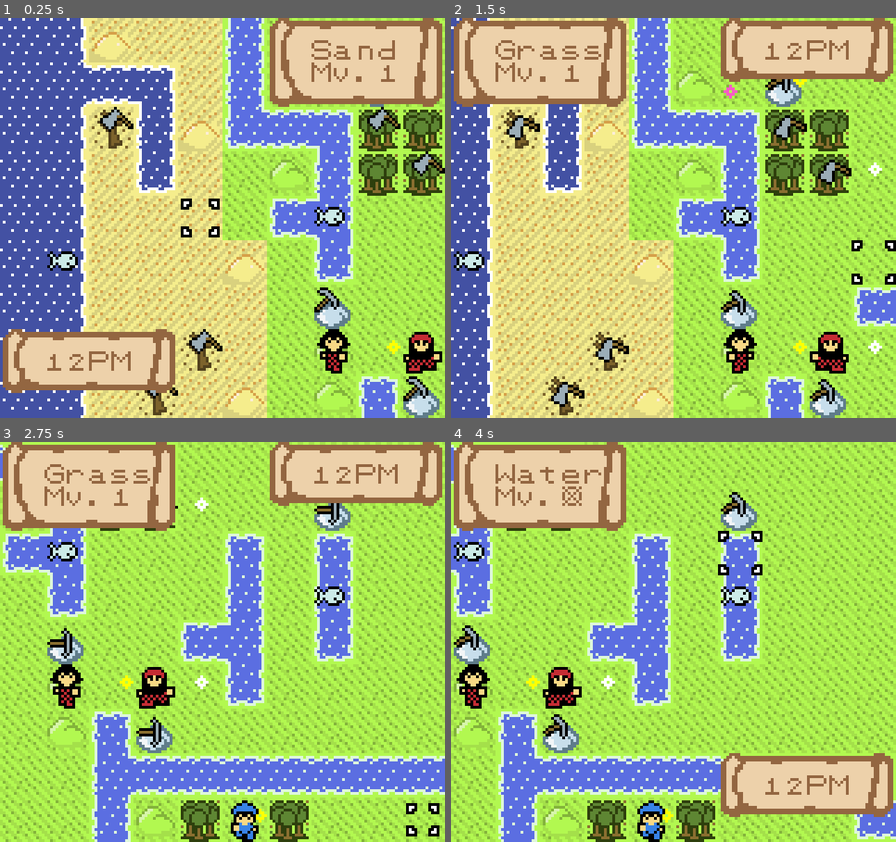
Above: before the commit, frames 1-4 (two rows, left to right).
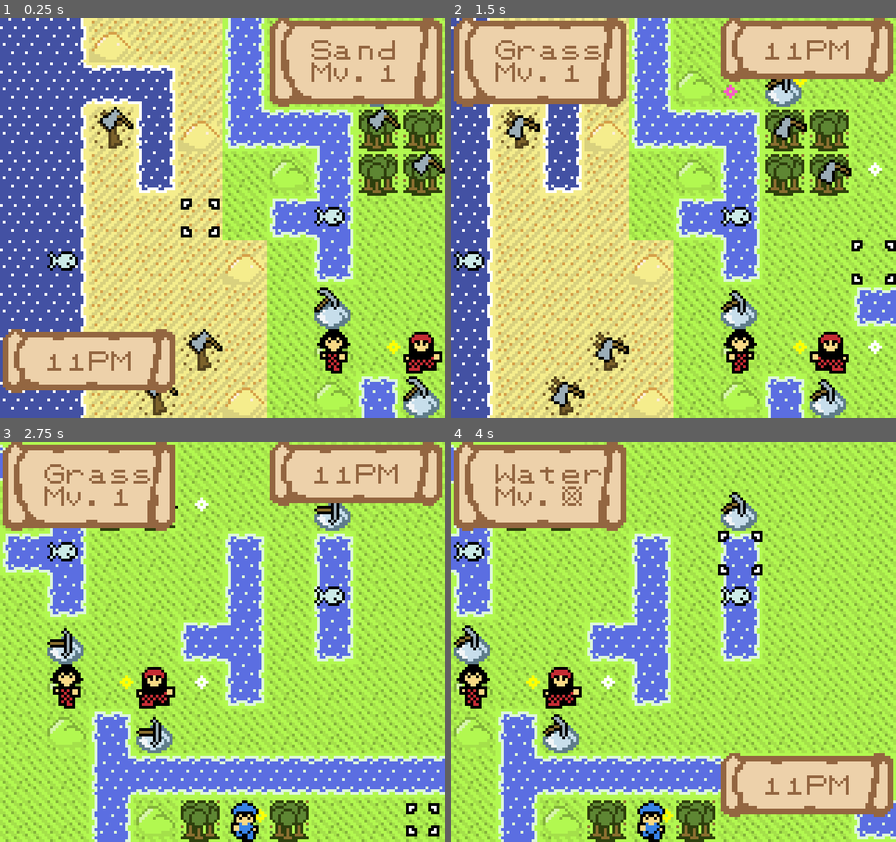
Above: after the commit, the same moments.

Repository: SummonerL/GuildBuilders
Game: Godot game, scene res://Scenes/Overworld/Overworld_Scene.tscn
Same seed, same stepped clock (60 frames per second), same inputs: the game is played once before the commit and once after it. Sound files missing from this copy of the repository are replaced by a short silence.
Inputs:
- Up to frame 1 (0.25 s): no input
- Up to frame 2 (1.5 s): tap Enter (ui_accept) at 0.5, 0.77 s; hold Right (ui_right) 0.53-1.28 s; hold Down (ui_down) from 1.28 s (still down)
- Up to frame 3 (2.75 s): tap Enter (ui_accept) at 1.52 s; release Down (ui_down) at 2.03 s; hold Right (ui_right) from 2.03 s (still down)
- Up to frame 4 (4 s): release Right (ui_right) at 2.78 s; hold Up (ui_up) 2.78-3.53 s; tap Enter (ui_accept) at 3.02, 3.77 s; hold Left (ui_left) from 3.53 s (still down)

The runs differ from the first frame. In frame 1, less than 0.1% of the frame differs, in the area x 15-19%, y 84-88%; in frame 2, less than 0.1%; in frame 3, less than 0.1%; in frame 4, less than 0.1%.

Commit message:
actions and resetting every turn

Diff:
--- a/Autoload/Player_Globals.gd
+++ b/Autoload/Player_Globals.gd
@@ -4,6 +4,9 @@
 
 # our players party of units
 onready var party = get_node("/root/Player_Party")
+
+# bring in our global constants
+onready var constants = get_node("/root/Game_Constants")
 
 enum PLAYER_STATE {
 	SELECTING_TILE,
@@ -26,4 +29,10 @@
 var hud
 
 # keep track of the current time of day
-var current_time_of_day = 12
+var current_time_of_day = 23
+
+# function for moving the game clock forward (one turn)
+func move_to_next_hour():
+	current_time_of_day += 1
+	if (current_time_of_day > (constants.TIMES_OF_DAY.size() - 1)):
+		current_time_of_day = 0
--- a/Entities/Player/Party.gd
+++ b/Entities/Player/Party.gd
@@ -2,6 +2,9 @@
 
 # bring in our global constants
 onready var constants = get_node("/root/Game_Constants")
+
+# keep track of the global player variables
+onready var player = get_node("/root/Player_Globals")
 
 # all of the unit types
 onready var angler_male_scn = preload("res://Entities/Player/Units/Angler_Male.tscn")
@@ -28,9 +31,9 @@
 	active_unit = unit
 
 func reset_yet_to_act():
-	yet_to_act = party_members
+	yet_to_act = party_members.duplicate()
 
-func remove_from_yet_to_act(unit_id):
+func remove_from_yet_to_act(unit_id, hour_node = null):
 	var index = 0
 	var final_index = index
 	var found = false
@@ -44,7 +47,22 @@
 	if (final_index >= 0 && found):
 		yet_to_act.remove(final_index)
 
+	# if all of the unit's have acted, move forward a turn (hour)
+	if (yet_to_act.size() == 0):
+		player.move_to_next_hour()
+		reset_yet_to_act()
+		reset_unit_actions()
+
+		if (hour_node != null):
+			hour_node.update_time_of_day_info_text()
+
+func reset_unit_actions():
+	for unit in party_members:
+		unit.reset_action_list()
+
 func add_unit(unit):
+	print('add unit')
+	print (party_members)
 	match unit:
 		constants.UNIT_TYPES.ANGLER_MALE:
 			var angler_male_node = angler_male_scn.instance()
@@ -54,6 +72,7 @@
 			var angler_female_node = angler_female_scn.instance()
 			add_child(angler_female_node)
 			party_members.append(angler_female_node)
+
 		constants.UNIT_TYPES.WOODCUTTER_MALE:
 			var woodcutter_male_node = woodcutter_male_scn.instance()
 			add_child(woodcutter_male_node)
--- a/Entities/Player/Units/Unit_Class.gd
+++ b/Entities/Player/Units/Unit_Class.gd
@@ -24,6 +24,9 @@
 
 # make sure we have access to the main camera node
 onready var camera = get_tree().get_nodes_in_group("Camera")[0]
+
+# holds the day / time information (HUD)
+var time_of_day_info_node
 
 # keep track of the unit's portrait sprite
 var unit_portrait_sprite
@@ -103,7 +106,7 @@
 	BASIC_ACTIONS.INFO
 ]
 
-var current_action_list = initial_action_list
+var current_action_list = initial_action_list.duplicate()
 
 # initialize the unit (all units will need to call this)
 func unit_base_init():
@@ -112,6 +115,9 @@
 	unit_move_sound_node.volume_db = constants.GAME_VOLUME
 	add_child(unit_move_sound_node)
 
+	# get the time of day info node ()
+	time_of_day_info_node = get_tree().get_nodes_in_group(constants.TIME_OF_DAY_INFO_GROUP)[0]
+
 # set unit position
 func set_unit_pos(target_x, target_y):
 	unit_pos_x = target_x
@@ -130,7 +136,7 @@
 
 # reset our action list to the initial action list
 func reset_action_list():
-	current_action_list = initial_action_list
+	current_action_list = initial_action_list.duplicate()
 
 # we can now enable the unit's movement state + show movement grid
 func enable_movement_state():
@@ -166,6 +172,13 @@
 	hud_unit_info_full_node.initialize_screen()
 
 func enable_select_tile_state(timer = null):
+	if (player.player_state == player.PLAYER_STATE.ANIMATING_MOVEMENT):
+		# deplete the unit's action list
+		current_action_list = depleted_action_list.duplicate()
+
+		# the unit has 'acted'
+		player.party.remove_from_yet_to_act(unit_id, time_of_day_info_node)
+
 	player.player_state = player.PLAYER_STATE.SELECTING_TILE
 	unit_move_sound_node.stop()
 	if (timer):
@@ -198,13 +211,6 @@
 
 	enable_animate_movement_state()
 	initiate_movement(a_star(target_x, target_y))
-
-	# now that the unit has officially moved, he has 'acted'
-	player.party.remove_from_yet_to_act(unit_id)
-
-	# deplete the unit's action list
-	current_action_list = depleted_action_list
-
 
 # functions global to all unit types
 func show_movement_grid_square(pos_x, pos_y):
